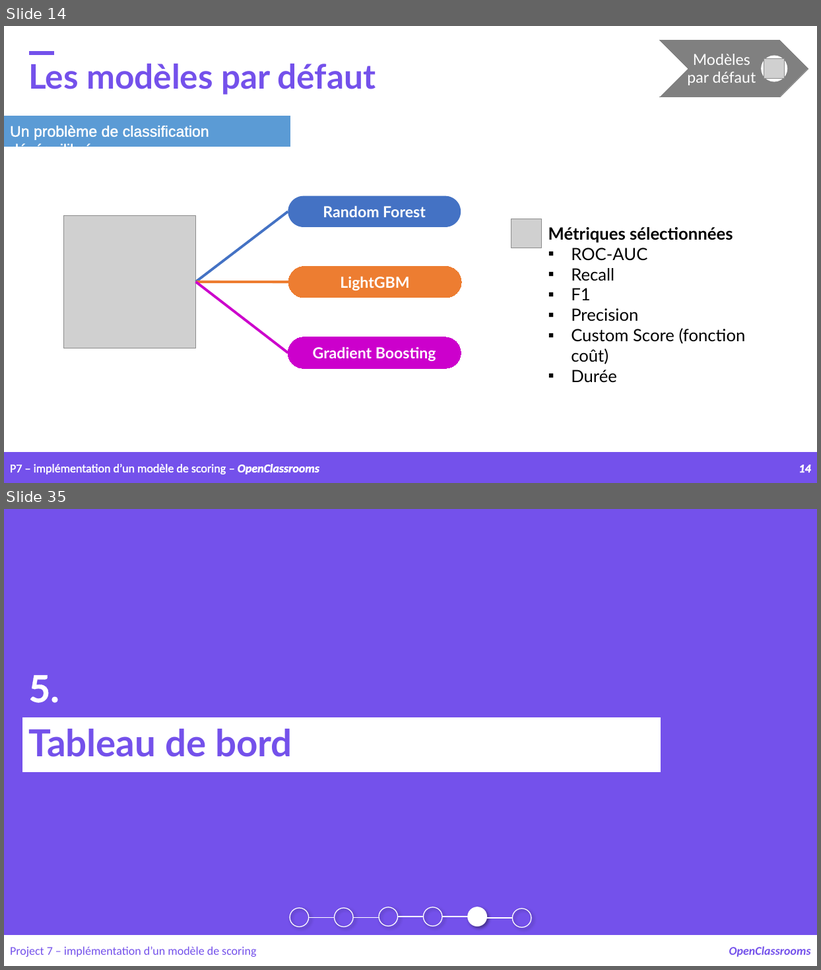
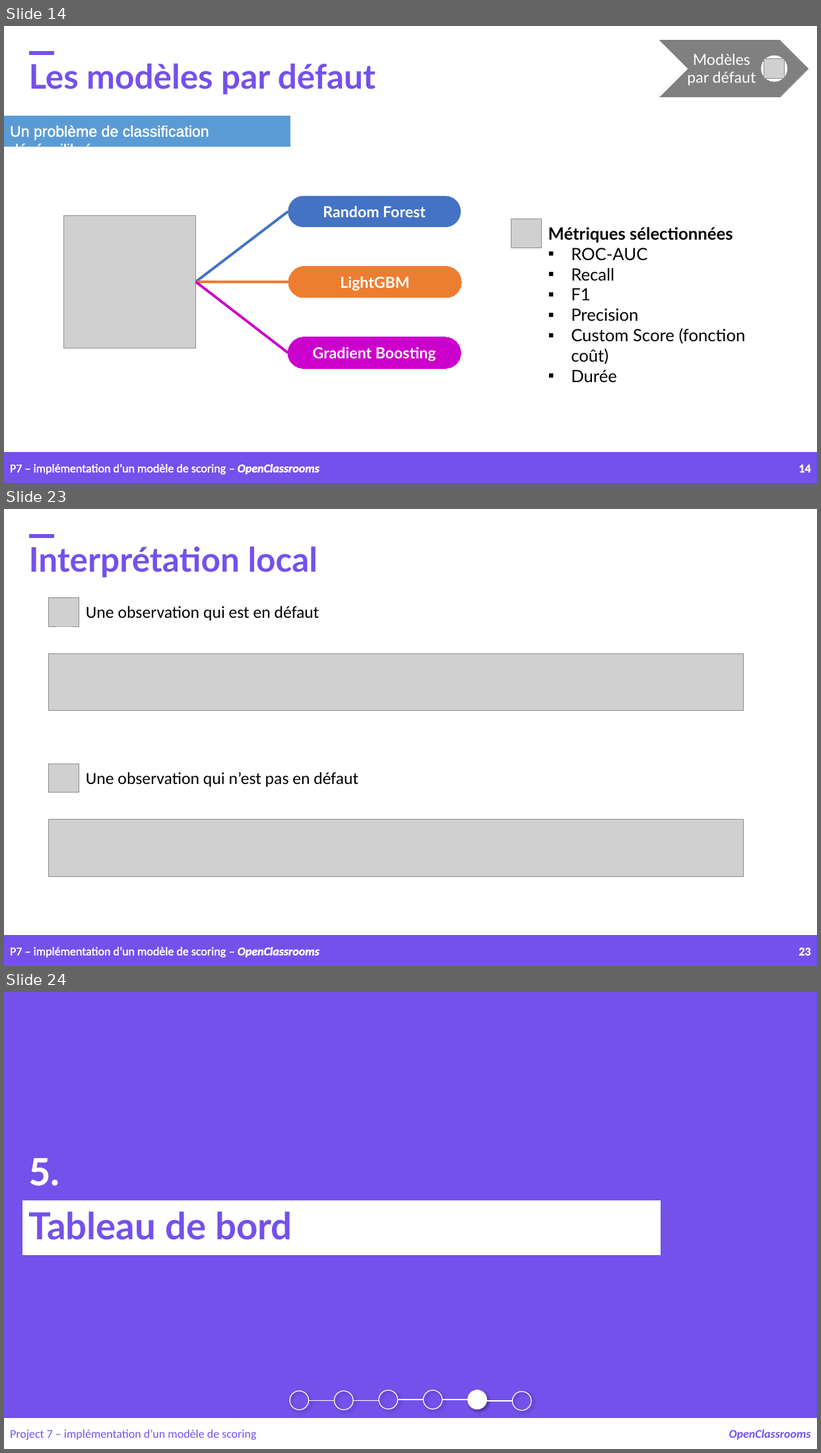
Before and after one commit to samirhinojosa/OC-P7-IMPLEMENT-A-SCORING-MODEL, a slide deck: supports/P7_presentation_final_v3.pptx. Shown one above the other, each under a label of ours: slides 14 and 35 before the commit, slides 14, 23 and 24 after it; the slides between them are not shown. The pictures are 821x970 and 821x1453 pixels, drawn with LibreOffice and Linux fonts; fonts in the diff are those of the drawing; grey boxes stand for pictures; background and template pictures are left out. Boxes give left, top, right and bottom in pixels: in the first picture for what was removed or moved away, otherwise in the second. Text is boxed around its words. In the diff, an @@ line names an element or a change of style, - is before the commit and + after.

```diff
--- a/supports/P7_presentation_final_v3.pptx
+++ b/supports/P7_presentation_final_v3.pptx
@@ slide 23 added at (4,509,817,966), background picture (left out) @@
@@ text added at (29,547,318,578), 40 pt, text #7451EB, bold @@
+Interprétation local
@@ rectangle added at (29,534,54,537), fill #7451EB, outline #7451EB 1 pt @@
@@ picture added at (48,598,79,626) @@
@@ text added at (86,606,319,621), 20 pt, text #000000 @@
+Une observation qui est en défaut
@@ picture added at (48,654,743,711) @@
@@ picture added at (48,764,79,793) @@
@@ text added at (86,772,358,787), 20 pt, text #000000 @@
+Une observation qui n’est pas en défaut
@@ picture added at (48,820,743,877) @@
@@ rectangle added at (4,936,817,966), fill #7451EB, outline #7451EB 1 pt @@
@@ text added at (10,947,319,958), 14 pt, text #FFFFFF @@
+P7 – implémentation d’un modèle de scoring – OpenClassrooms
@@ page number added at (799,948,811,956), 14 pt, text #FFFFFF, bold @@
+23
@@ what was slide 35 is now slide 24 @@
```
Also in this commit, not shown: 10 slides changed, 2 other slides added, 14 slides removed, 3 other files.
